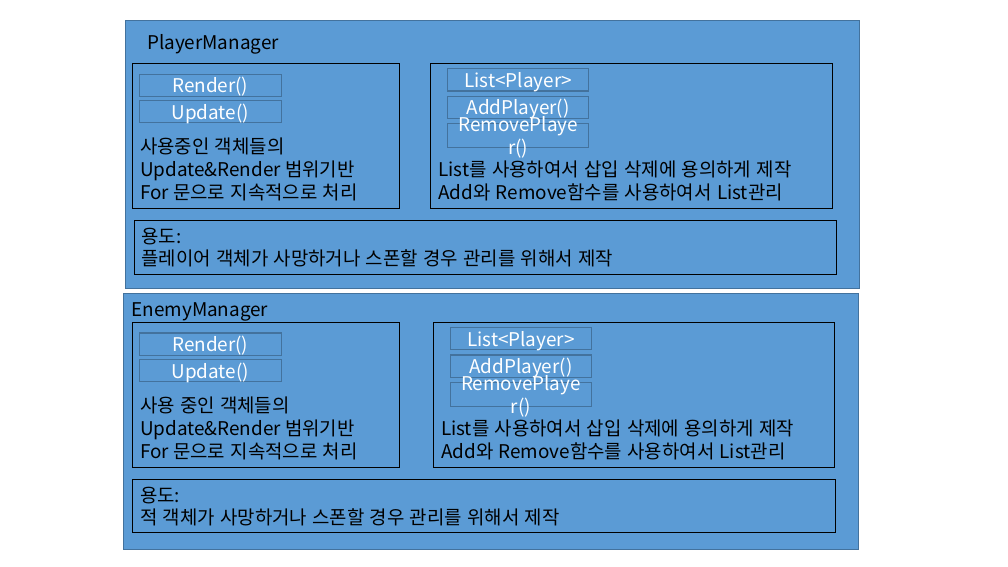
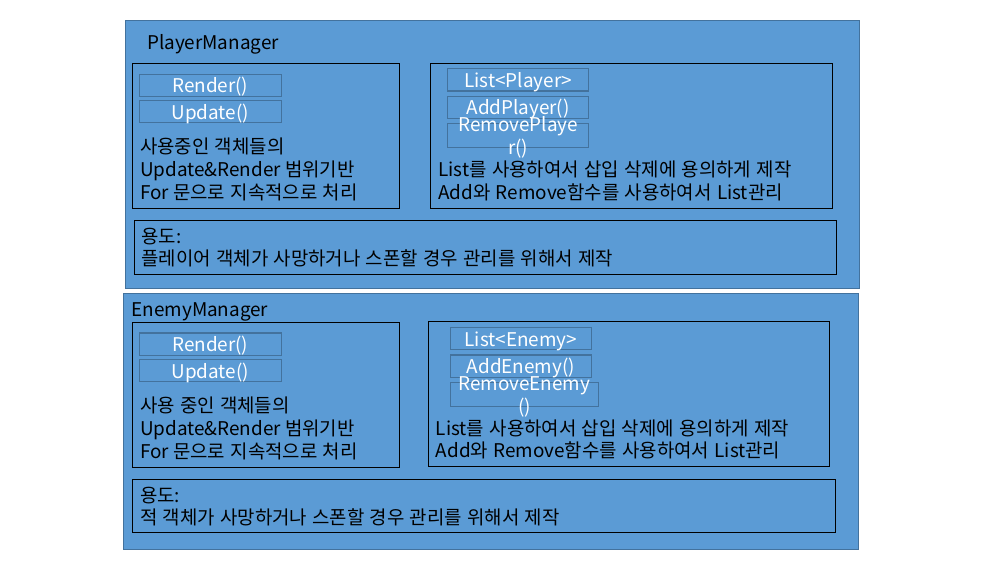
Before and after one commit to KitchenGun/DX2D-METALSLUG, a slide deck: slide 2 of 기획 문서/FrameWork.pptx (slide 1 before the commit). Drawn at 1008x567 pixels with LibreOffice and Linux fonts; fonts in the diff are those of the drawing. Boxes give left, top, right and bottom in pixels: in the first picture for what was removed or moved away, otherwise in the second. Text is boxed around its words. In the diff, an @@ line names an element or a change of style, - is before the commit and + after.

```diff
--- a/기획 문서/FrameWork.pptx
+++ b/기획 문서/FrameWork.pptx
@@ rectangle "List를 사용하여서 삽입 삭제에 용의하게 ...": place and size @@
-rectangle "List를 사용하여서 삽입 삭제에 용의하게 ..." at (434, 322, 836, 467)
+rectangle "List를 사용하여서 삽입 삭제에 용의하게 ..." at (429, 322, 830, 467)
@@ text in rectangle at (465, 327, 577, 351): text changed @@
-List<Player>
+List<Enemy>
@@ text in rectangle at (467, 354, 575, 379): text changed @@
-AddPlayer()
+AddEnemy()
@@ rectangle "RemoveEnemy()": place and size @@
-rectangle "RemoveEnemy()" at (450, 383, 591, 406)
+rectangle "RemoveEnemy()" at (450, 383, 598, 406)
@@ text in rectangle at (458, 371, 590, 395): text changed @@
-RemovePlayer()
+RemoveEnemy()
```
Also in this commit, not shown: 2 other slides changed, 1 slide added, 1 slide removed, 1 other file.
